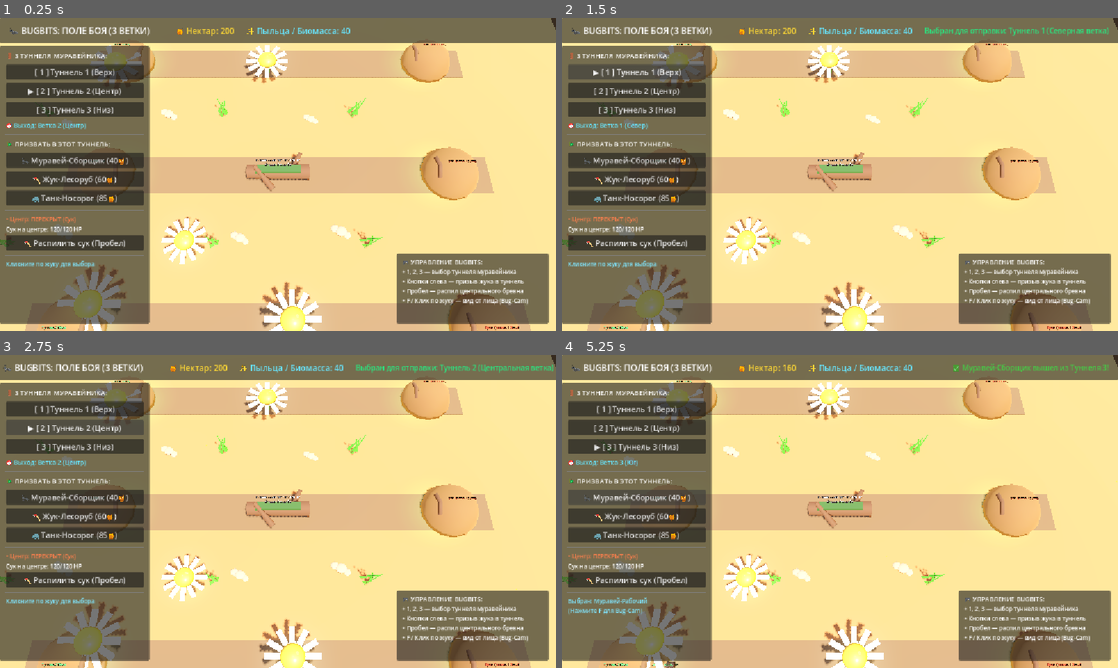
Above: before the commit, frames 1-4 (two rows, left to right).
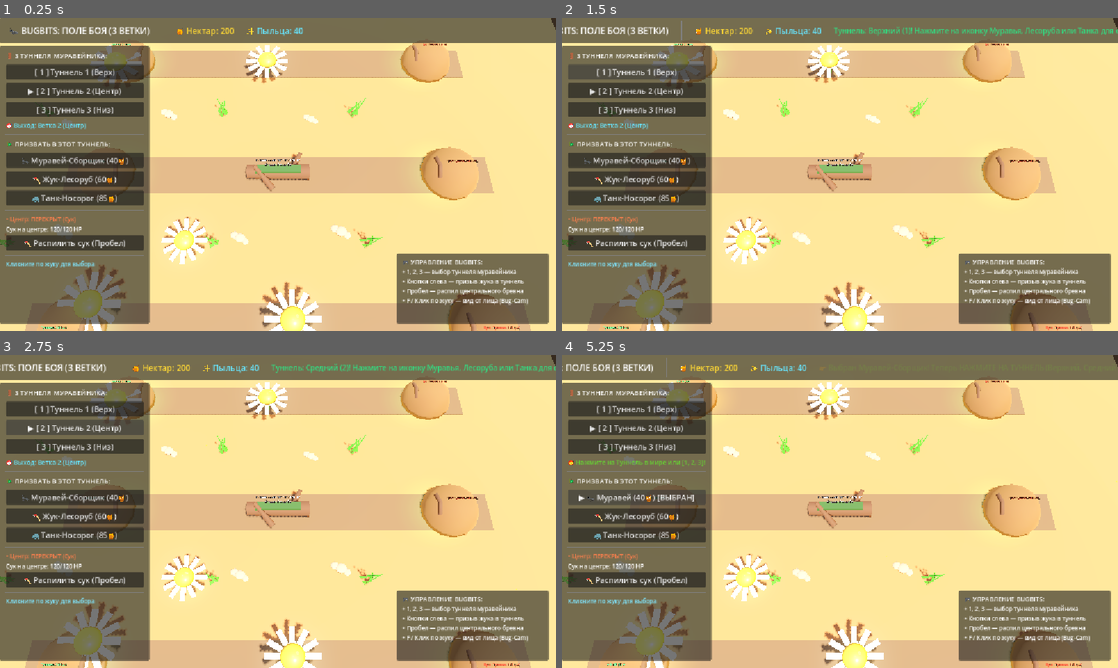
Above: after the commit, the same moments.

Repository: OLLEZHIK/game
Game: Godot game, scene res://scenes/main.tscn
Same seed, same stepped clock (60 frames per second), same inputs: the game is played once before the commit and once after it.
Inputs:
- Up to frame 1 (0.25 s): no input
- Up to frame 2 (1.5 s): click "[ 1 ] Туннель 1 (Верх)" at 0.5 s; click "▶ [ 1 ] Туннель 1 (Верх)" (after the commit: "[ 1 ] Туннель 1 (Верх)") at 1.25 s
- Up to frame 3 (2.75 s): click "[ 2 ] Туннель 2 (Центр)" (after the commit: "▶ [ 2 ] Туннель 2 (Центр)") at 2 s
- Up to frame 4 (5.25 s): click "▶ [ 2 ] Туннель 2 (Центр)" at 2.75 s; click "[ 3 ] Туннель 3 (Низ)" at 3.5 s; click "▶ [ 3 ] Туннель 3 (Низ)" (after the commit: "[ 3 ] Туннель 3 (Низ)") at 4.25 s; click "🐜 Муравей-Сборщик (40🍯)" at 5 s

The runs differ from the first frame. In frame 1, 0.3% of the frame differs, in the area x 7-94%, y 3-100%; in frame 2, 1.9%; in frame 3, 1.4%; in frame 4, 2.6%, in the area x 0-100%, y 0-100%.

Commit message:
Implement classic BugBits deployment: click bug card -> click tunnel to spawn

Diff:
--- a/scenes/map/base_3tunnels.tscn
+++ b/scenes/map/base_3tunnels.tscn
@@ -27,6 +27,9 @@
 rings = 8
 ring_segments = 6
 
+[sub_resource type="SphereShape3D" id="SphereShape3D_click"]
+radius = 2.6
+
 [node name="Base3Tunnels" type="Node3D"]
 script = ExtResource("1_b3t")
 
@@ -34,7 +37,6 @@
 transform = Transform3D(1, 0, 0, 0, 1, 0, 0, 0, 1, 0, 0, -12)
 
 [node name="Mound" type="MeshInstance3D" parent="TunnelTop"]
-transform = Transform3D(1, 0, 0, 0, 1, 0, 0, 0, 1, 0, 0, 0)
 mesh = SubResource("SphereMesh_mound")
 
 [node name="Hole" type="MeshInstance3D" parent="TunnelTop"]
@@ -50,7 +52,7 @@
 
 [node name="LabelTop" type="Label3D" parent="TunnelTop"]
 transform = Transform3D(1, 0, 0, 0, 1, 0, 0, 0, 1, 0, 2.6, 0)
-pixel_size = 0.007
+pixel_size = 0.0075
 billboard = 1
 text = "Туннель 1 (Верх)"
 font_size = 28
@@ -63,11 +65,16 @@
 light_energy = 1.2
 omni_range = 4.0
 
+[node name="ClickArea" type="Area3D" parent="TunnelTop"]
+transform = Transform3D(1, 0, 0, 0, 1, 0, 0, 0, 1, 0.5, 0.8, 0)
+
+[node name="CollisionShape3D" type="CollisionShape3D" parent="TunnelTop/ClickArea"]
+shape = SubResource("SphereShape3D_click")
+
 [node name="TunnelMid" type="Node3D" parent="."]
 transform = Transform3D(1, 0, 0, 0, 1, 0, 0, 0, 1, 0, 0, 0)
 
 [node name="Mound" type="MeshInstance3D" parent="TunnelMid"]
-transform = Transform3D(1, 0, 0, 0, 1, 0, 0, 0, 1, 0, 0, 0)
 mesh = SubResource("SphereMesh_mound")
 
 [node name="Hole" type="MeshInstance3D" parent="TunnelMid"]
@@ -83,7 +90,7 @@
 
 [node name="LabelMid" type="Label3D" parent="TunnelMid"]
 transform = Transform3D(1, 0, 0, 0, 1, 0, 0, 0, 1, 0, 2.6, 0)
-pixel_size = 0.007
+pixel_size = 0.0075
 billboard = 1
 text = "Туннель 2 (Центр)"
 font_size = 28
@@ -96,11 +103,16 @@
 light_energy = 1.2
 omni_range = 4.0
 
+[node name="ClickArea" type="Area3D" parent="TunnelMid"]
+transform = Transform3D(1, 0, 0, 0, 1, 0, 0, 0, 1, 0.5, 0.8, 0)
+
+[node name="CollisionShape3D" type="CollisionShape3D" parent="TunnelMid/ClickArea"]
+shape = SubResource("SphereShape3D_click")
+
 [node name="TunnelBot" type="Node3D" parent="."]
 transform = Transform3D(1, 0, 0, 0, 1, 0, 0, 0, 1, 0, 0, 12)
 
 [node name="Mound" type="MeshInstance3D" parent="TunnelBot"]
-transform = Transform3D(1, 0, 0, 0, 1, 0, 0, 0, 1, 0, 0, 0)
 mesh = SubResource("SphereMesh_mound")
 
 [node name="Hole" type="MeshInstance3D" parent="TunnelBot"]
@@ -116,7 +128,7 @@
 
 [node name="LabelBot" type="Label3D" parent="TunnelBot"]
 transform = Transform3D(1, 0, 0, 0, 1, 0, 0, 0, 1, 0, 2.6, 0)
-pixel_size = 0.007
+pixel_size = 0.0075
 billboard = 1
 text = "Туннель 3 (Низ)"
 font_size = 28
@@ -128,3 +140,9 @@
 light_color = Color(0.4, 1, 0.5, 1)
 light_energy = 1.2
 omni_range = 4.0
+
+[node name="ClickArea" type="Area3D" parent="TunnelBot"]
+transform = Transform3D(1, 0, 0, 0, 1, 0, 0, 0, 1, 0.5, 0.8, 0)
+
+[node name="CollisionShape3D" type="CollisionShape3D" parent="TunnelBot/ClickArea"]
+shape = SubResource("SphereShape3D_click")
--- a/scripts/core/main.gd
+++ b/scripts/core/main.gd
@@ -29,7 +29,6 @@
 # Economy resources (from docs/03_economy_and_resources.md)
 var nectar: int = 200
 var pollen: int = 40
-var active_lane_index: int = 1 # 0: Top, 1: Mid, 2: Bot
 
 @onready var label_nectar: Label = %LabelNectar
 @onready var label_pollen: Label = %LabelPollen
@@ -37,9 +36,13 @@
 var active_units: Array = []
 var selected_unit: Node3D = null
 
+# BugBits Deploy Mode: Select Bug -> Click Tunnel
+var deploy_bug_scene: PackedScene = null
+var deploy_bug_cost: int = 0
+var deploy_bug_name: String = ""
+
 func _ready() -> void:
 	_update_hud()
-	_update_lane_selection_ui()
 	if bug_cam_banner:
 		bug_cam_banner.visible = false
 
@@ -50,20 +53,26 @@
 
 	if btn_saw_log:
 		btn_saw_log.pressed.connect(_on_btn_saw_log_pressed)
+
+	# Direct tunnel buttons on UI
 	if btn_select_lane1:
-		btn_select_lane1.pressed.connect(func(): set_active_lane(0))
+		btn_select_lane1.pressed.connect(func(): on_tunnel_selected(0))
 	if btn_select_lane2:
-		btn_select_lane2.pressed.connect(func(): set_active_lane(1))
+		btn_select_lane2.pressed.connect(func(): on_tunnel_selected(1))
 	if btn_select_lane3:
-		btn_select_lane3.pressed.connect(func(): set_active_lane(2))
-
-	# Spawning into currently selected tunnel
+		btn_select_lane3.pressed.connect(func(): on_tunnel_selected(2))
+
+	# Bug selection buttons
 	if btn_spawn_worker:
-		btn_spawn_worker.pressed.connect(func(): spawn_player_unit(WORKER_ANT_SCENE, active_lane_index, 40, "Муравей-Сборщик"))
+		btn_spawn_worker.pressed.connect(func(): select_bug_for_deployment(WORKER_ANT_SCENE, 40, "Муравей-Сборщик"))
 	if btn_spawn_woodcutter:
-		btn_spawn_woodcutter.pressed.connect(func(): spawn_player_unit(WOODCUTTER_BEETLE_SCENE, active_lane_index, 60, "Жук-Лесоруб"))
+		btn_spawn_woodcutter.pressed.connect(func(): select_bug_for_deployment(WOODCUTTER_BEETLE_SCENE, 60, "Жук-Лесоруб"))
 	if btn_spawn_rhino:
-		btn_spawn_rhino.pressed.connect(func(): spawn_player_unit(RHINO_BEETLE_SCENE, active_lane_index, 85, "Танк-Носорог"))
+		btn_spawn_rhino.pressed.connect(func(): select_bug_for_deployment(RHINO_BEETLE_SCENE, 85, "Танк-Носорог"))
+
+	# Connect 3D world tunnel clicking
+	if forest_map and forest_map.allied_base:
+		forest_map.allied_base.tunnel_clicked.connect(on_tunnel_selected)
 
 	if forest_map and forest_map.mid_obstacle:
 		forest_map.mid_obstacle.obstacle_damaged.connect(_on_obstacle_damaged)
@@ -74,6 +83,11 @@
 		bug_cam_banner.visible = rts_camera.is_bug_cam
 
 func _unhandled_input(event: InputEvent) -> void:
+	if event is InputEventMouseButton and event.is_pressed():
+		if event.button_index == MOUSE_BUTTON_RIGHT and deploy_bug_scene != null:
+			cancel_deployment()
+			return
+
 	if not (event is InputEventKey and event.is_pressed()):
 		return
 
@@ -84,36 +98,78 @@
 	if pkey == KEY_SPACE or key == KEY_SPACE:
 		saw_mid_log()
 	elif pkey == KEY_1 or key == KEY_1 or pkey == KEY_KP_1:
-		set_active_lane(0)
+		on_tunnel_selected(0)
 	elif pkey == KEY_2 or key == KEY_2 or pkey == KEY_KP_2:
-		set_active_lane(1)
+		on_tunnel_selected(1)
 	elif pkey == KEY_3 or key == KEY_3 or pkey == KEY_KP_3:
-		set_active_lane(2)
+		on_tunnel_selected(2)
 	elif pkey == KEY_F or key == KEY_F:
 		toggle_bug_cam_on_selected()
 	elif pkey == KEY_ESCAPE or key == KEY_ESCAPE:
-		if rts_camera and rts_camera.is_bug_cam:
+		if deploy_bug_scene != null:
+			cancel_deployment()
+		elif rts_camera and rts_camera.is_bug_cam:
 			rts_camera.reset_to_overview()
 
-func set_active_lane(idx: int) -> void:
-	active_lane_index = idx
-	_update_lane_selection_ui()
-	var names = ["Туннель 1 (Северная ветка)", "Туннель 2 (Центральная ветка)", "Туннель 3 (Южная ветка)"]
-	show_notice("Выбран для отправки: %s" % names[idx], Color(0.4, 0.9, 1.0))
-
-func _update_lane_selection_ui() -> void:
-	var names = ["Ветка 1 (Север)", "Ветка 2 (Центр)", "Ветка 3 (Юг)"]
+## 1. Step 1: Player clicks on bug icon to deploy
+func select_bug_for_deployment(scene: PackedScene, cost: int, title: String) -> void:
+	if nectar < cost:
+		show_notice("❌ Недостаточно нектара! Нужно: %d🍯 (у вас: %d🍯)" % [cost, nectar], Color(1, 0.35, 0.3))
+		return
+
+	deploy_bug_scene = scene
+	deploy_bug_cost = cost
+	deploy_bug_name = title
+
+	if forest_map and forest_map.allied_base:
+		forest_map.allied_base.set_highlight_for_deployment(true)
+
+	_update_bug_button_styles()
+	show_notice("👉 Выбран %s! Теперь НАЖМИТЕ НА ТУННЕЛЬ (Верхний, Средний или Нижний)" % title, Color(1.0, 0.9, 0.2))
+
+## 2. Step 2: Player clicks on tunnel in 3D world or UI or presses 1, 2, 3
+func on_tunnel_selected(lane_idx: int) -> void:
+	var lane_names = ["Верхний (1)", "Средний (2)", "Нижний (3)"]
+
+	if deploy_bug_scene != null:
+		# Deploy the primed bug into this tunnel!
+		var spawned = spawn_unit_into_tunnel(deploy_bug_scene, lane_idx, deploy_bug_cost, deploy_bug_name)
+		if spawned:
+			# Keep primed or reset if can't afford more
+			if nectar < deploy_bug_cost:
+				cancel_deployment()
+			else:
+				show_notice("✅ %s вышел в %s туннель! (Кликните еще раз для повторной отправки)" % [deploy_bug_name, lane_names[lane_idx]], Color(0.4, 1.0, 0.5))
+	else:
+		# No bug was selected yet: inform user to pick a bug first
+		show_notice("Туннель: %s! Нажмите на иконку Муравья, Лесоруба или Танка для отправки." % lane_names[lane_idx], Color(0.5, 0.85, 1.0))
+
+func cancel_deployment() -> void:
+	deploy_bug_scene = null
+	deploy_bug_cost = 0
+	deploy_bug_name = ""
+	if forest_map and forest_map.allied_base:
+		forest_map.allied_base.set_highlight_for_deployment(false)
+	_update_bug_button_styles()
+	show_notice("Выбор отменен.", Color(0.8, 0.8, 0.8))
+
+func _update_bug_button_styles() -> void:
+	if btn_spawn_worker:
+		btn_spawn_worker.text = ("▶ 🐜 Муравей (40🍯) [ВЫБРАН]" if deploy_bug_name == "Муравей-Сборщик" else "🐜 Муравей-Сборщик (40🍯)")
+	if btn_spawn_woodcutter:
+		btn_spawn_woodcutter.text = ("▶ 🪓 Лесоруб (60🍯) [ВЫБРАН]" if deploy_bug_name == "Жук-Лесоруб" else "🪓 Жук-Лесоруб (60🍯)")
+	if btn_spawn_rhino:
+		btn_spawn_rhino.text = ("▶ 🦏 Носорог (85🍯) [ВЫБРАН]" if deploy_bug_name == "Танк-Носорог" else "🦏 Танк-Носорог (85🍯)")
+
 	if label_active_lane:
-		label_active_lane.text = "🎯 Выход: %s" % names[active_lane_index]
-
-	if btn_select_lane1:
-		btn_select_lane1.text = ("▶ [ 1 ] Туннель 1 (Верх)" if active_lane_index == 0 else "[ 1 ] Туннель 1 (Верх)")
-	if btn_select_lane2:
-		btn_select_lane2.text = ("▶ [ 2 ] Туннель 2 (Центр)" if active_lane_index == 1 else "[ 2 ] Туннель 2 (Центр)")
-	if btn_select_lane3:
-		btn_select_lane3.text = ("▶ [ 3 ] Туннель 3 (Низ)" if active_lane_index == 2 else "[ 3 ] Туннель 3 (Низ)")
-
-func spawn_player_unit(scene: PackedScene, lane_idx: int, cost: int, unit_title: String) -> Node3D:
+		if deploy_bug_name != "":
+			label_active_lane.text = "🎯 Нажмите на Туннель в мире или [1, 2, 3]!"
+			label_active_lane.modulate = Color(1.0, 0.9, 0.2)
+		else:
+			label_active_lane.text = "Кликните по жуку, затем по туннелю"
+			label_active_lane.modulate = Color(0.7, 0.7, 0.7)
+
+func spawn_unit_into_tunnel(scene: PackedScene, lane_idx: int, cost: int, unit_title: String) -> Node3D:
 	if nectar < cost:
 		show_notice("❌ Недостаточно нектара! Нужно: %d🍯 (у вас: %d🍯)" % [cost, nectar], Color(1, 0.35, 0.3))
 		return null
@@ -136,7 +192,6 @@
 	unit.unit_died.connect(_on_unit_died)
 
 	select_unit(unit)
-	show_notice("✅ %s вышел из Туннеля %d!" % [unit_title, lane_idx + 1], Color(0.4, 1.0, 0.5))
 	return unit
 
 func show_notice(text: String, color: Color = Color.WHITE) -> void:
@@ -145,7 +200,7 @@
 		label_notification.modulate = color
 		label_notification.visible = true
 		var tween = create_tween()
-		tween.tween_interval(3.0)
+		tween.tween_interval(3.5)
 		tween.tween_property(label_notification, "modulate:a", 0.0, 0.5)
 		tween.tween_callback(func(): label_notification.visible = false; label_notification.modulate.a = 1.0)
 
@@ -202,4 +257,4 @@
 	if label_nectar:
 		label_nectar.text = "🍯 Нектар: %d" % nectar
 	if label_pollen:
-		label_pollen.text = "✨ Пыльца / Биомасса: %d" % pollen
+		label_pollen.text = "✨ Пыльца: %d" % pollen
--- a/scripts/map/base_3tunnels.gd
+++ b/scripts/map/base_3tunnels.gd
@@ -1,5 +1,7 @@
 class_name Base3Tunnels
 extends Node3D
+
+signal tunnel_clicked(lane_index: int)
 
 @export var is_enemy: bool = false
 @export var base_name: String = "Муравейник"
@@ -11,6 +13,16 @@
 @onready var label_top: Label3D = $TunnelTop/LabelTop
 @onready var label_mid: Label3D = $TunnelMid/LabelMid
 @onready var label_bot: Label3D = $TunnelBot/LabelBot
+
+@onready var light_top: OmniLight3D = $TunnelTop/LightTop
+@onready var light_mid: OmniLight3D = $TunnelMid/LightMid
+@onready var light_bot: OmniLight3D = $TunnelBot/LightBot
+
+@onready var area_top: Area3D = $TunnelTop/ClickArea
+@onready var area_mid: Area3D = $TunnelMid/ClickArea
+@onready var area_bot: Area3D = $TunnelBot/ClickArea
+
+var is_highlighted: bool = false
 
 func _ready() -> void:
 	var prefix = "Враг: Туннель" if is_enemy else "Туннель"
@@ -26,6 +38,53 @@
 		label_bot.text = "%s 3 (Низ)" % prefix
 		label_bot.modulate = col
 
+	if not is_enemy:
+		if area_top:
+			area_top.input_event.connect(func(_cam, ev, _p, _n, _s): _handle_input(0, ev))
+			area_top.mouse_entered.connect(func(): _on_tunnel_hover(0, true))
+			area_top.mouse_exited.connect(func(): _on_tunnel_hover(0, false))
+		if area_mid:
+			area_mid.input_event.connect(func(_cam, ev, _p, _n, _s): _handle_input(1, ev))
+			area_mid.mouse_entered.connect(func(): _on_tunnel_hover(1, true))
+			area_mid.mouse_exited.connect(func(): _on_tunnel_hover(1, false))
+		if area_bot:
+			area_bot.input_event.connect(func(_cam, ev, _p, _n, _s): _handle_input(2, ev))
+			area_bot.mouse_entered.connect(func(): _on_tunnel_hover(2, true))
+			area_bot.mouse_exited.connect(func(): _on_tunnel_hover(2, false))
+
+func _handle_input(lane_idx: int, event: InputEvent) -> void:
+	if event is InputEventMouseButton and event.is_pressed() and event.button_index == MOUSE_BUTTON_LEFT:
+		tunnel_clicked.emit(lane_idx)
+		_play_tunnel_click_fx(lane_idx)
+
+func _on_tunnel_hover(lane_idx: int, is_hover: bool) -> void:
+	var light = [light_top, light_mid, light_bot][lane_idx]
+	if light:
+		light.light_energy = 2.5 if is_hover else (1.6 if is_highlighted else 1.1)
+
+func set_highlight_for_deployment(enabled: bool) -> void:
+	is_highlighted = enabled
+	for light in [light_top, light_mid, light_bot]:
+		if light:
+			light.light_energy = 1.8 if enabled else 1.1
+			light.light_color = Color(1.0, 0.9, 0.2) if enabled else Color(0.4, 1.0, 0.5)
+
+	if enabled:
+		label_top.text = "▼ ВЕРХ (1) ▼"
+		label_mid.text = "▼ ЦЕНТР (2) ▼"
+		label_bot.text = "▼ НИЗ (3) ▼"
+	else:
+		label_top.text = "Туннель 1 (Верх)"
+		label_mid.text = "Туннель 2 (Центр)"
+		label_bot.text = "Туннель 3 (Низ)"
+
+func _play_tunnel_click_fx(lane_idx: int) -> void:
+	var mound_node = [get_node_or_null("TunnelTop/Mound"), get_node_or_null("TunnelMid/Mound"), get_node_or_null("TunnelBot/Mound")][lane_idx]
+	if mound_node:
+		var tween = create_tween()
+		tween.tween_property(mound_node, "scale", Vector3(1.15, 1.15, 1.15), 0.08)
+		tween.tween_property(mound_node, "scale", Vector3(1.0, 1.0, 1.0), 0.12)
+
 func get_tunnel_spawn_position(lane_idx: int) -> Vector3:
 	match lane_idx:
 		0:
Not shown: 1 places in scenes/map/base_3tunnels.tscn that only renumber resources
